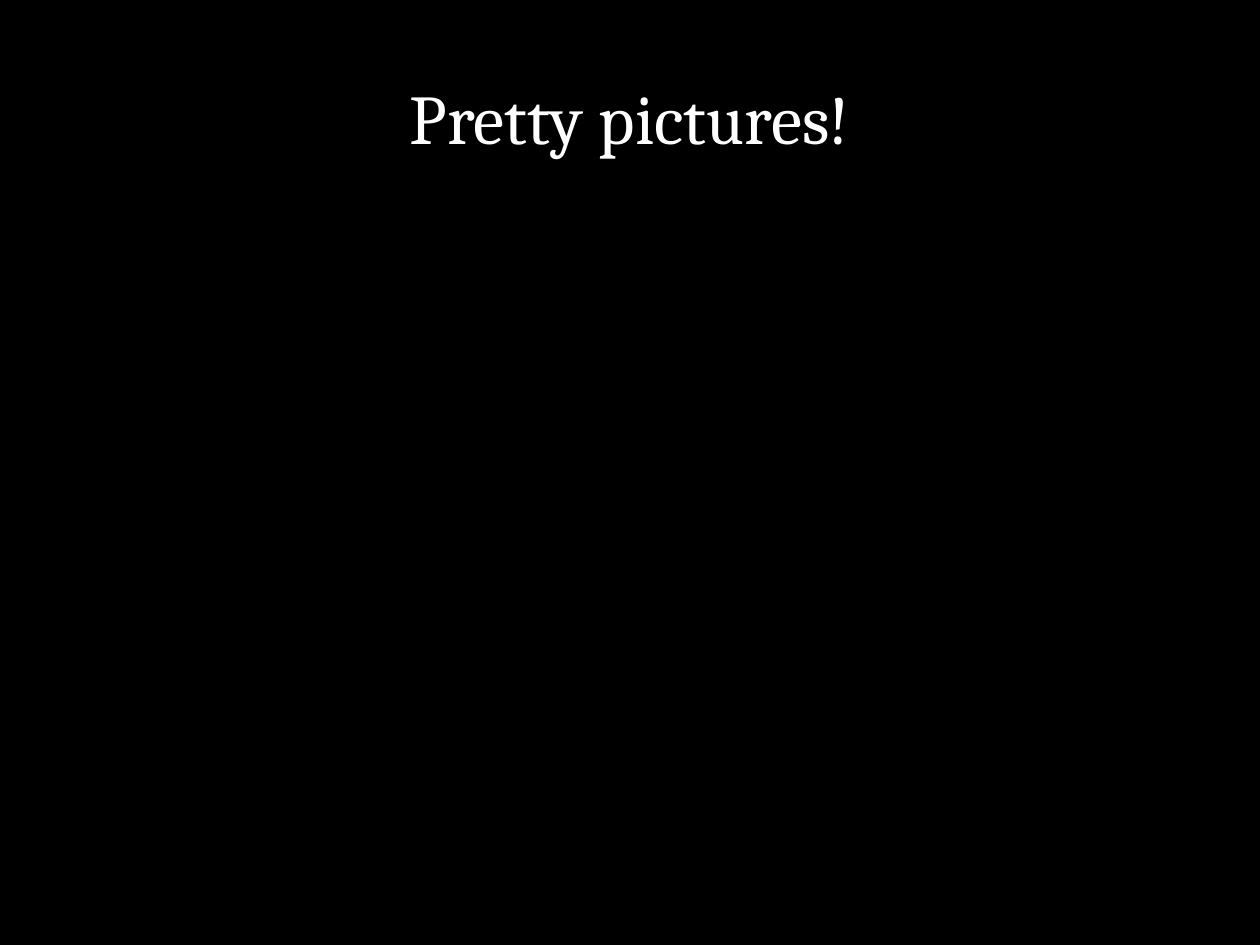
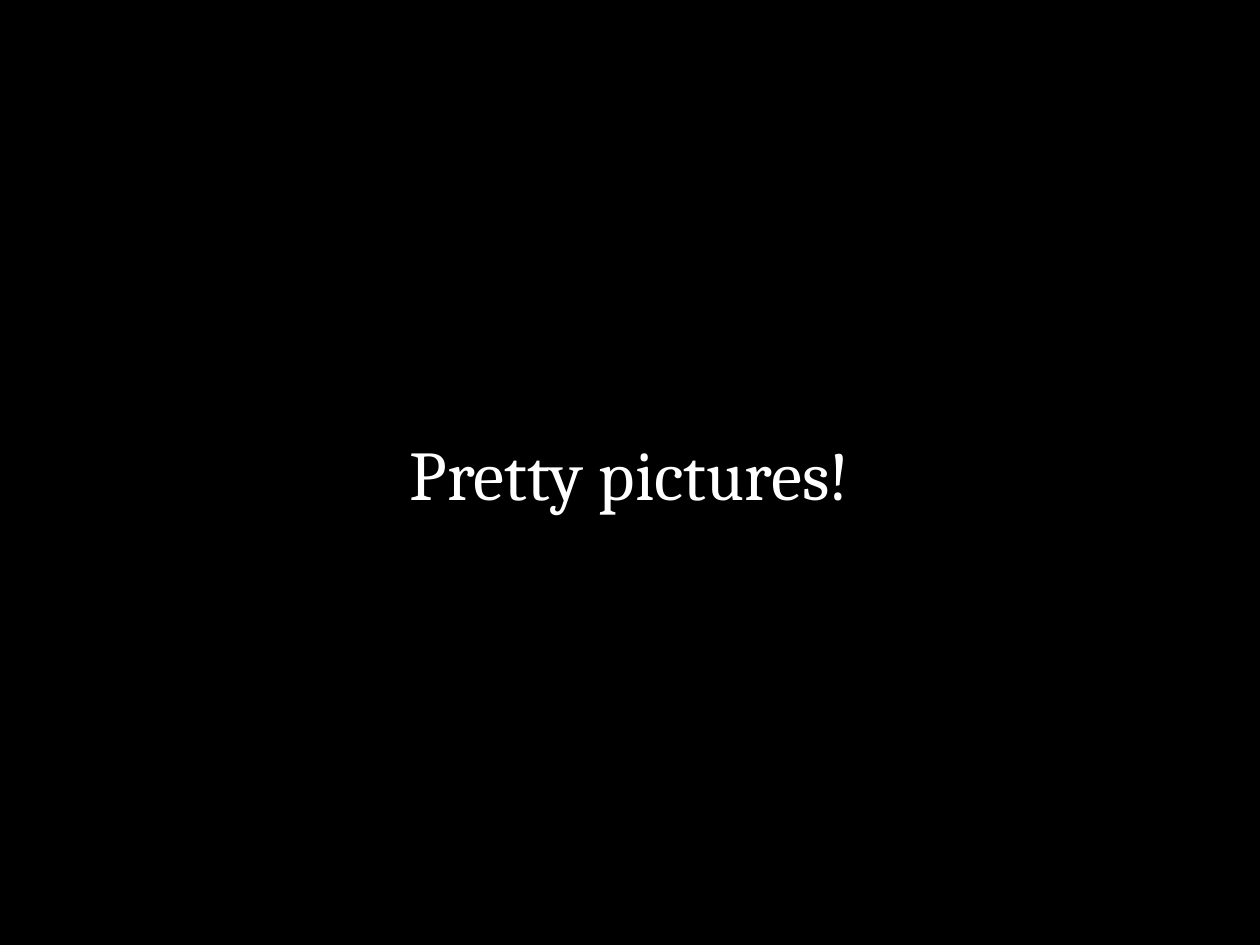
Before and after one commit to jleedev/mipsray, a slide deck: slide 8 of slides.odp (slide 7 before the commit). Drawn at 1260x945 pixels with LibreOffice and Linux fonts; fonts in the diff are those of the drawing. Boxes give left, top, right and bottom in pixels: in the first picture for what was removed or moved away, otherwise in the second. Text is boxed around its words. In the diff, an @@ line names an element or a change of style, - is before the commit and + after.

```diff
--- a/slides.odp
+++ b/slides.odp
@@ title "Pretty pictures!": place and size @@
-title "Pretty pictures!" at [410, 97, 850, 159]
+title "Pretty pictures!" at [410, 453, 850, 515]
```
Also in this commit, not shown: 1 slide added, 1 other file.
